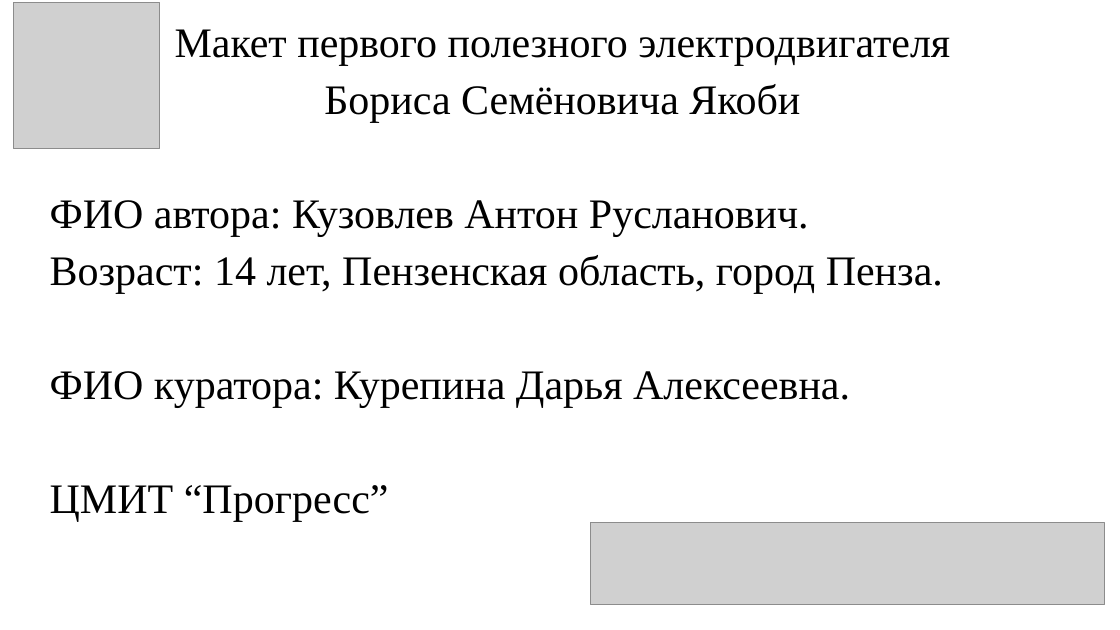
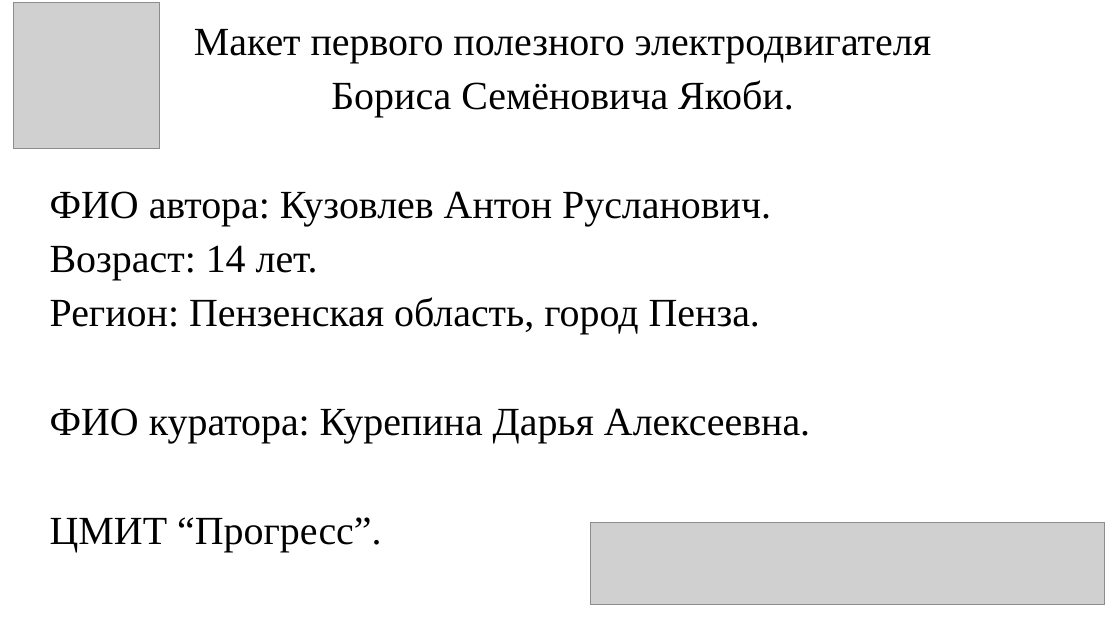
Before and after one commit to KuzovlevAnton/photos, a slide deck: slide 1 of Кузовлев.pptx. Drawn at 1120x630 pixels with LibreOffice and Linux fonts; fonts in the diff are those of the drawing; grey boxes stand for pictures. Boxes give left, top, right and bottom in pixels: in the first picture for what was removed or moved away, otherwise in the second. Text is boxed around its words. In the diff, an @@ line names an element or a change of style, - is before the commit and + after.

```diff
--- a/Кузовлев.pptx
+++ b/Кузовлев.pptx
@@ subtitle at (50,29,931,443): size 36 to 34.2 pt in "Макет первого полезного электродвигателя", "ФИО автора: Кузовлев Антон Русланович.", "ФИО куратора: Курепина Дарья Алексеевна."; line spacing 0.9 to 0.89 @@
@@ subtitle at (331,80,794,117): text changed; size 36 to 34.2 pt @@
-Бориса Семёновича Якоби
+Бориса Семёновича Якоби.
@@ subtitle at (50,245,760,334): text changed; size 36 to 34.2 pt @@
-Возраст: 14 лет, Пензенская область, город Пенза.
+Возраст: 14 лет.
+Регион: Пензенская область, город Пенза.
@@ subtitle at (50,517,382,551): text changed; size 36 to 34.2 pt @@
-ЦМИТ “Прогресс”
+ЦМИТ “Прогресс”.
```
Also in this commit, not shown: 4 other slides changed, 4 slides added, 1 other file.
